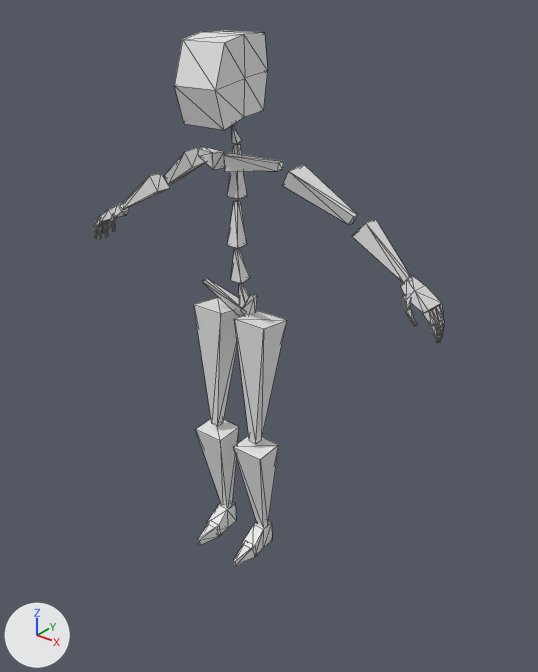
Renders of the glTF model assets/models/characters/player/greygoober_combined.glb from each side of a commit.
One viewpoint serves both versions: a 50 mm camera at (1.66, -1.89, 2.16) aimed at (0.19, -0.05, 1.02). Arrows for +X, +Y and +Z are at lower left; the lights stay in place. Mesh edges are drawn as thin lines.
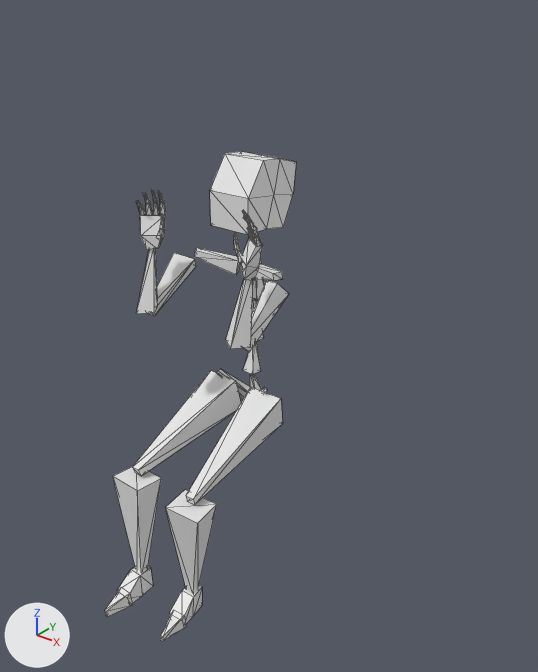
The newer file adds an action. The first version stands in its rest pose; the second is drawn at frame 10 of the action 'crash_animation'.

Where the change shows, as pixel boxes (x1, y1, x2, y2) in the pictures (538 x 672 px):
'Cube.001', posed (45% narrower, 9% shorter): before (94, 30, 444, 566); after (105, 151, 296, 641)
bone 'spine', root to tip: before (248, 314) to (242, 287); after (258, 401) to (253, 378)
bone 'spine.001', root to tip: before (240, 281) to (237, 246); after (251, 372) to (254, 339)
bone 'spine.002', root to tip: before (237, 246) to (237, 198); after (254, 339) to (255, 297)
bone 'spine.005', root to tip: before (231, 123) to (229, 104); after (252, 233) to (253, 216)
bone 'shoulder.L', root to tip: before (225, 162) to (287, 164); after (246, 268) to (281, 274)
bone 'upper_arm.L', root to tip: before (286, 171) to (359, 221); after (280, 281) to (237, 351)
bone 'forearm.L', root to tip: before (359, 221) to (409, 282); after (237, 351) to (250, 273)
bone 'shoulder.R', root to tip: before (217, 160) to (200, 148); after (239, 266) to (191, 249)
bone 'upper_arm.R', root to tip: before (198, 154) to (164, 178); after (189, 254) to (147, 317)
bone 'forearm.R', root to tip: before (164, 178) to (121, 207); after (147, 317) to (152, 245)
bone 'thigh.R', root to tip: before (220, 296) to (217, 422); after (232, 384) to (137, 470)
bone 'shin.R', root to tip: before (217, 422) to (227, 507); after (137, 470) to (141, 571)
bone 'foot.R', root to tip: before (227, 507) to (210, 532); after (141, 571) to (121, 601)
bone 'thigh.L', root to tip: before (261, 309) to (254, 439); after (270, 399) to (190, 499)
bone 'shin.L', root to tip: before (254, 439) to (262, 525); after (190, 499) to (191, 591)

Patch to the scene script:
```diff
--- a/assets/models/characters/player/greygoober_combined.glb.py
+++ b/assets/models/characters/player/greygoober_combined.glb.py
@@ bone_spine @@
 bone_spine = bpy.data.objects['metarig'].pose.bones['spine']
-bone_spine.location = (0.0, 0.0, 0.0)
+bone_spine.location = (0.0, -0.402, 0.045)
@@ bone_spine_001 @@
 bone_spine_001 = bpy.data.objects['metarig'].pose.bones['spine.001']  # child of 'spine'
-bone_spine_001.rotation_quaternion = (1.0, 0.0, 0.0, 0.0)  # degrees (0, 0, 0)
+bone_spine_001.rotation_quaternion = (0.991, -0.131, 0.0, 0.0)  # degrees (-15, 0, 0)
@@ bone_spine_002 @@
 bone_spine_002 = bpy.data.objects['metarig'].pose.bones['spine.002']  # child of 'spine.001'
-bone_spine_002.rotation_quaternion = (1.0, 0.0, 0.0, 0.0)  # degrees (0, 0, 0)
+bone_spine_002.rotation_quaternion = (0.993, 0.12, 0.0, 0.0)  # degrees (14, 0, 0)
@@ bone_spine_005 @@
 bone_spine_005 = bpy.data.objects['metarig'].pose.bones['spine.005']  # child of 'spine.004'
-bone_spine_005.rotation_quaternion = (1.0, 0.0, 0.0, 0.0)  # degrees (0, 0, 0)
+bone_spine_005.rotation_quaternion = (0.991, -0.133, 0.0, 0.0)  # degrees (-15, 0, 0)
@@ bone_shoulder_l @@
 bone_shoulder_l = bpy.data.objects['metarig'].pose.bones['shoulder.L']  # child of 'spine.003'
-bone_shoulder_l.rotation_quaternion = (1.0, 0.0, 0.0, 0.0)  # degrees (0, 0, 0)
+bone_shoulder_l.rotation_quaternion = (0.924, 0.079, -0.046, -0.372)  # degrees (10, -2, -44)
@@ bone_upper_arm_l @@
 bone_upper_arm_l = bpy.data.objects['metarig'].pose.bones['upper_arm.L']  # child of 'shoulder.L'
-bone_upper_arm_l.rotation_quaternion = (1.0, 0.0, 0.0, 0.0)  # degrees (0, 0, 0)
+bone_upper_arm_l.rotation_quaternion = (0.817, 0.468, 0.333, -0.038)  # degrees (65, 36, 18)
@@ bone_forearm_l @@
 bone_forearm_l = bpy.data.objects['metarig'].pose.bones['forearm.L']  # child of 'upper_arm.L'
-bone_forearm_l.rotation_quaternion = (1.0, 0.0, 0.0, 0.0)  # degrees (0, 0, 0)
+bone_forearm_l.rotation_quaternion = (0.267, 0.033, 0.008, 0.963)  # degrees (2, -3, 149)
@@ bone_shoulder_r @@
 bone_shoulder_r = bpy.data.objects['metarig'].pose.bones['shoulder.R']  # child of 'spine.003'
-bone_shoulder_r.rotation_quaternion = (1.0, 0.0, 0.0, 0.0)  # degrees (0, 0, 0)
+bone_shoulder_r.rotation_quaternion = (0.924, 0.079, 0.046, 0.372)  # degrees (10, 2, 44)
@@ bone_upper_arm_r @@
 bone_upper_arm_r = bpy.data.objects['metarig'].pose.bones['upper_arm.R']  # child of 'shoulder.R'
-bone_upper_arm_r.rotation_quaternion = (1.0, 0.0, 0.0, 0.0)  # degrees (0, 0, 0)
+bone_upper_arm_r.rotation_quaternion = (0.817, 0.468, -0.333, 0.038)  # degrees (65, -36, -18)
@@ bone_forearm_r @@
 bone_forearm_r = bpy.data.objects['metarig'].pose.bones['forearm.R']  # child of 'upper_arm.R'
-bone_forearm_r.rotation_quaternion = (1.0, 0.0, 0.0, 0.0)  # degrees (0, 0, 0)
+bone_forearm_r.rotation_quaternion = (0.267, 0.033, -0.008, -0.963)  # degrees (2, 3, -149)
@@ bone_thigh_r @@
 bone_thigh_r = bpy.data.objects['metarig'].pose.bones['thigh.R']  # child of 'spine'
-bone_thigh_r.rotation_quaternion = (1.0, 0.0, 0.0, 0.0)  # degrees (0, 0, 0)
+bone_thigh_r.rotation_quaternion = (0.812, -0.583, 0.013, -0.001)  # degrees (-71, 1, -1)
@@ bone_shin_r @@
 bone_shin_r = bpy.data.objects['metarig'].pose.bones['shin.R']  # child of 'thigh.R'
-bone_shin_r.rotation_quaternion = (1.0, 0.0, 0.0, 0.0)  # degrees (0, 0, 0)
+bone_shin_r.rotation_quaternion = (0.858, 0.514, 0.0, 0.0)  # degrees (62, 0, 0)
@@ bone_foot_r @@
 bone_foot_r = bpy.data.objects['metarig'].pose.bones['foot.R']  # child of 'shin.R'
-bone_foot_r.rotation_quaternion = (1.0, 0.0, 0.0, 0.0)  # degrees (0, 0, 0)
+bone_foot_r.rotation_quaternion = (0.997, 0.082, 0.0, 0.0)  # degrees (9, 0, 0)
@@ bone_thigh_l @@
 bone_thigh_l = bpy.data.objects['metarig'].pose.bones['thigh.L']  # child of 'spine'
-bone_thigh_l.rotation_quaternion = (1.0, 0.0, 0.0, 0.0)  # degrees (0, 0, 0)
+bone_thigh_l.rotation_quaternion = (0.809, -0.582, -0.075, -0.016)  # degrees (-72, -8, 4)
@@ bone_shin_l @@
 bone_shin_l = bpy.data.objects['metarig'].pose.bones['shin.L']  # child of 'thigh.L'
-bone_shin_l.rotation_quaternion = (1.0, 0.0, 0.0, 0.0)  # degrees (0, 0, 0)
+bone_shin_l.rotation_quaternion = (0.83, 0.558, 0.0, 0.0)  # degrees (68, 0, 0)
```
